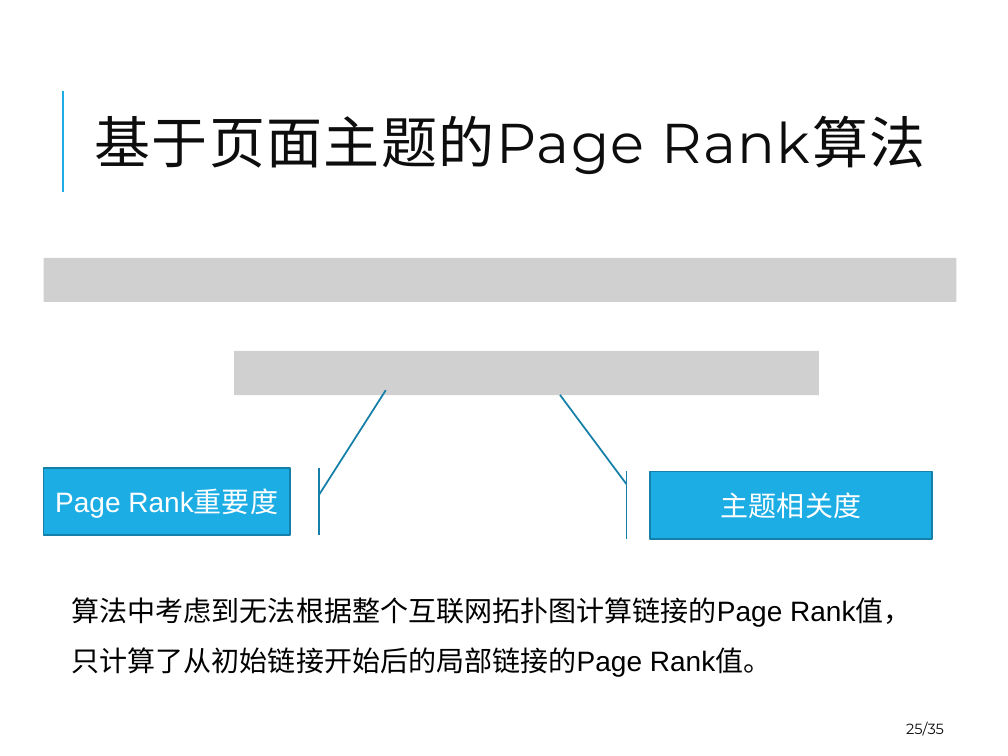
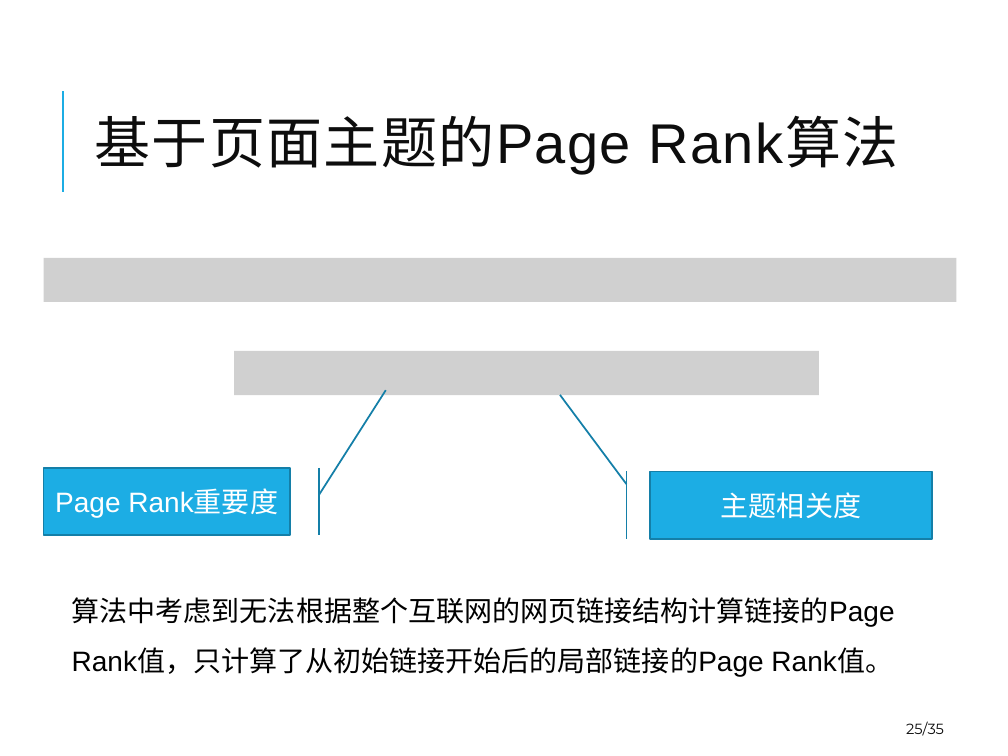
Before and after one commit to winniehajing/paper, a slide deck: slide 25 of 2012223040119-Defense-20150515-goahead.pptx. Drawn at 1008x756 pixels with LibreOffice and Linux fonts; fonts in the diff are those of the drawing; grey boxes stand for pictures. Boxes give left, top, right and bottom in pixels: in the first picture for what was removed or moved away, otherwise in the second. Text is boxed around its words. In the diff, an @@ line names an element or a change of style, - is before the commit and + after.

```diff
--- a/2012223040119-Defense-20150515-goahead.pptx
+++ b/2012223040119-Defense-20150515-goahead.pptx
@@ title "基于页面主题的Page Rank算法" at [95, 116, 899, 175]: font Montserrat to Arial in "基于页面主题的Page Rank算法" @@
@@ text at [72, 597, 895, 677]: text changed @@
-算法中考虑到无法根据整个互联网拓扑图计算链接的Page Rank值，只计算了从初始链接开始后的局部链接的Page Rank值。
+算法中考虑到无法根据整个互联网的网页链接结构计算链接的Page Rank值，只计算了从初始链接开始后的局部链接的Page Rank值。
```
Also in this commit, not shown: 19 other slides changed, 8 slides added, 1 slide removed, 5 other files.
